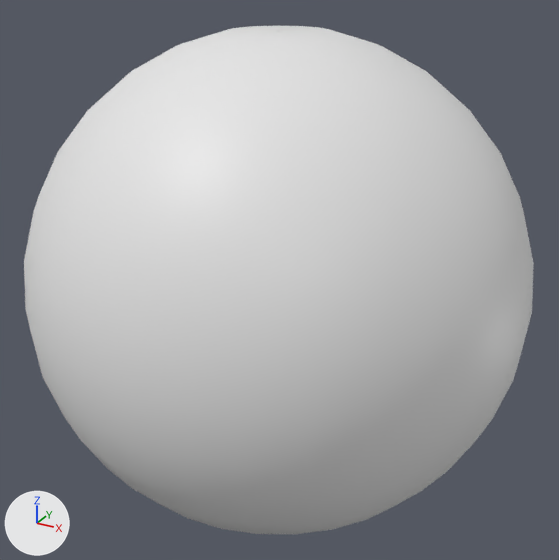
A saved change to the FBX model assets/models/cat_ball.fbx.
Before and after are seen from a 50 mm camera at (1.414, -2.566, 1.283) aimed at (0.003, 0.001, -0.001). The axes (+X, +Y, +Z) are drawn at lower left. The lights are the same throughout. Where no turn or scale is listed for an object, it has been applied to the vertices.
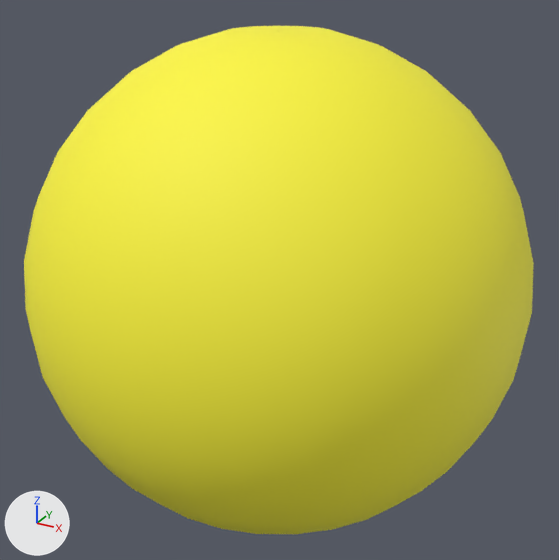
What differs and where, as boxes (x1, y1, x2, y2) in the pictures (559 x 560 px):
'Sphere', recoloured (white to yellow): (24, 26, 534, 534) in both

Patch to the scene script:
```diff
--- a/assets/models/cat_ball.fbx.py
+++ b/assets/models/cat_ball.fbx.py
@@ img_cat_ball_png @@
+img_cat_ball_png = load_image('cat_ball.png', '../textures/cat_ball.png', 1194, 1194, 'sRGB')
@@ mat_material_001 @@
+mat_material_001 = principled_material('Material.001')
+mat_material_001.texture = img_cat_ball_png
+mat_material_001.roughness = 0.69
@@ me_sphere_001 @@
 me_sphere_001.from_pydata(...)  # 544 vertices, 512 faces; spans x -1.0..1.0, y -1.0..1.0, z -0.98..0.98
+me_sphere_001.materials.append(mat_material_001)  # picture img_cat_ball_png
```
